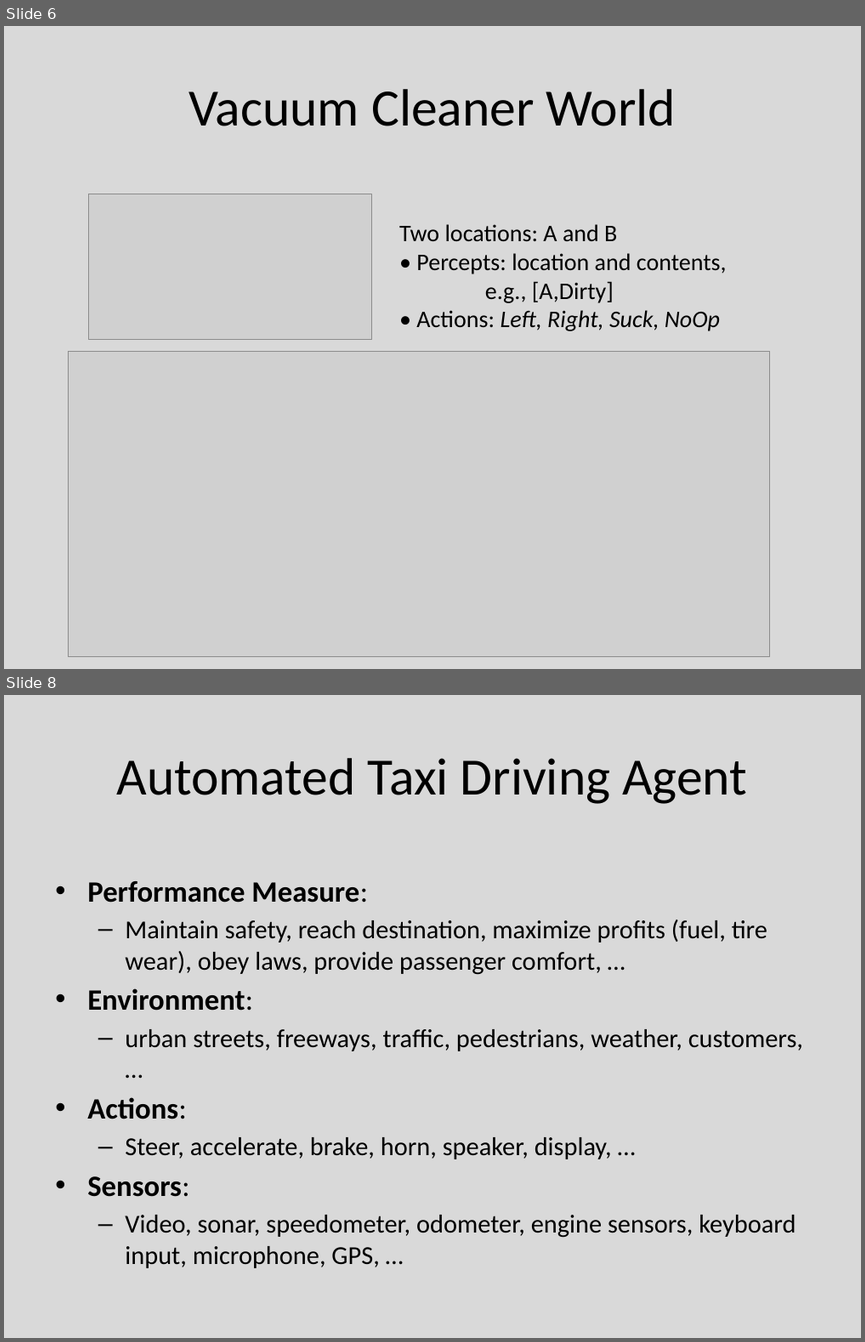
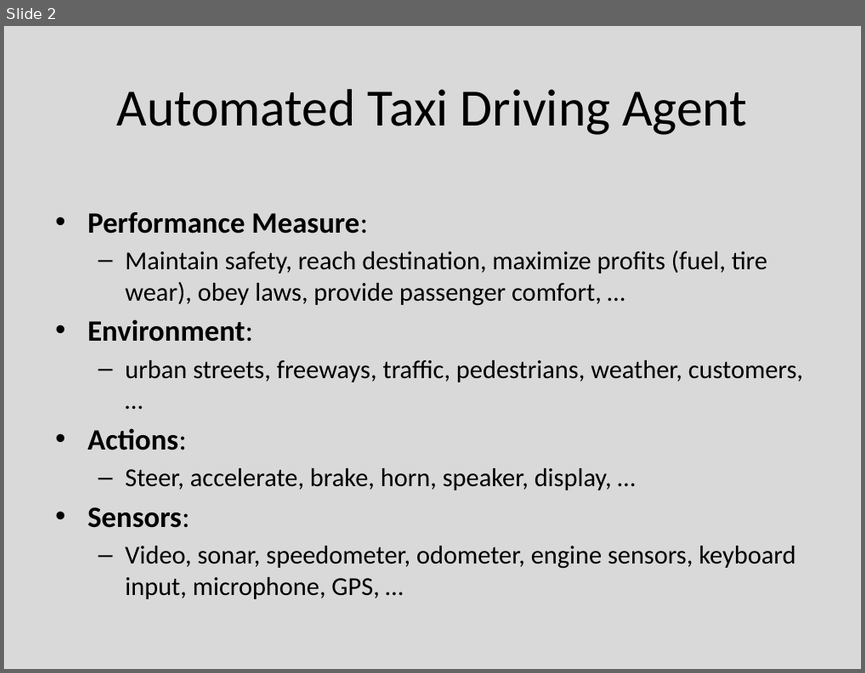
Before and after one commit to Mrtytt/SchoolNotes, a slide deck: 5_Donem_Ders_Notlari/YZ/02_intelligent agents.pptx. Shown one above the other, each under a label of ours: slides 6 and 8 before the commit, slide 2 after it; the slides between them are not shown. The pictures are 865x1342 and 865x673 pixels, drawn with LibreOffice and Linux fonts; fonts in the diff are those of the drawing; grey boxes stand for pictures. Boxes give left, top, right and bottom in pixels: in the first picture for what was removed or moved away, otherwise in the second. Text is boxed around its words. In the diff, an @@ line names an element or a change of style, - is before the commit and + after.

```diff
--- a/5_Donem_Ders_Notlari/YZ/02_intelligent agents.pptx
+++ b/5_Donem_Ders_Notlari/YZ/02_intelligent agents.pptx
@@ slide 6 removed at (4,26,861,669), background #D9D9D9 @@
@@ title removed at (188,89,676,126) @@
-Vacuum Cleaner World
@@ picture removed at (88,194,371,339) @@
@@ text removed at (399,224,726,331) @@
-Two locations: A and B
-• Percepts: location and contents,
-e.g., [A,Dirty]
-• Actions: Left, Right, Suck, NoOp
@@ picture removed at (69,351,770,657) @@
@@ what was slide 8 is now slide 2 @@
```
Also in this commit, not shown: 10 other slides removed, 8 other files.
